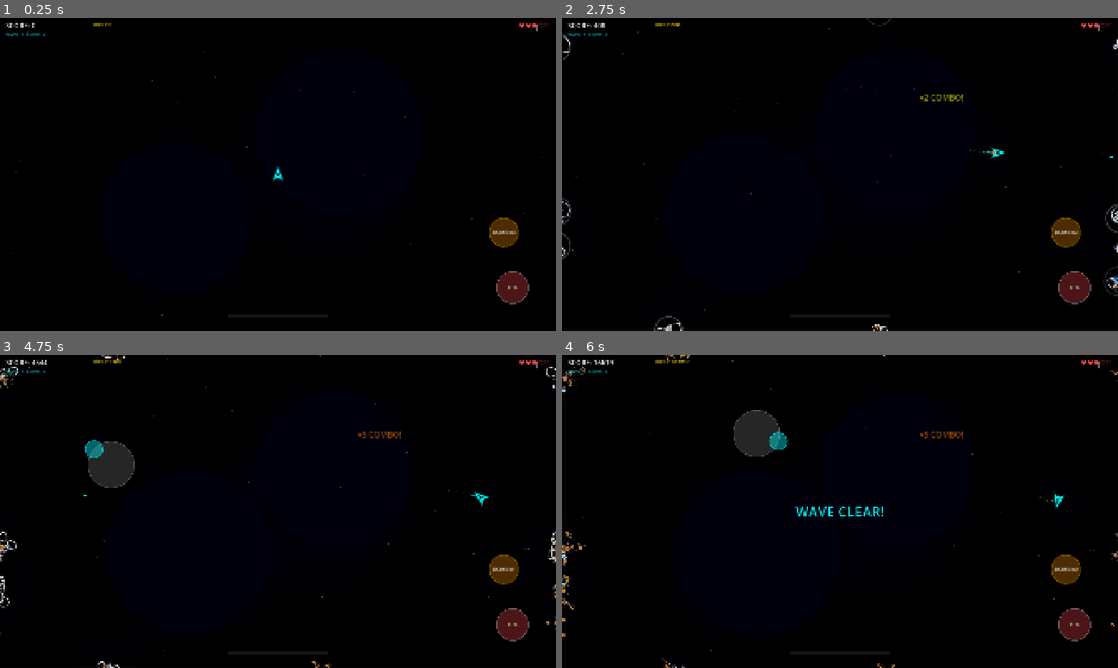
Above: before the commit, frames 1-4 (two rows, left to right).
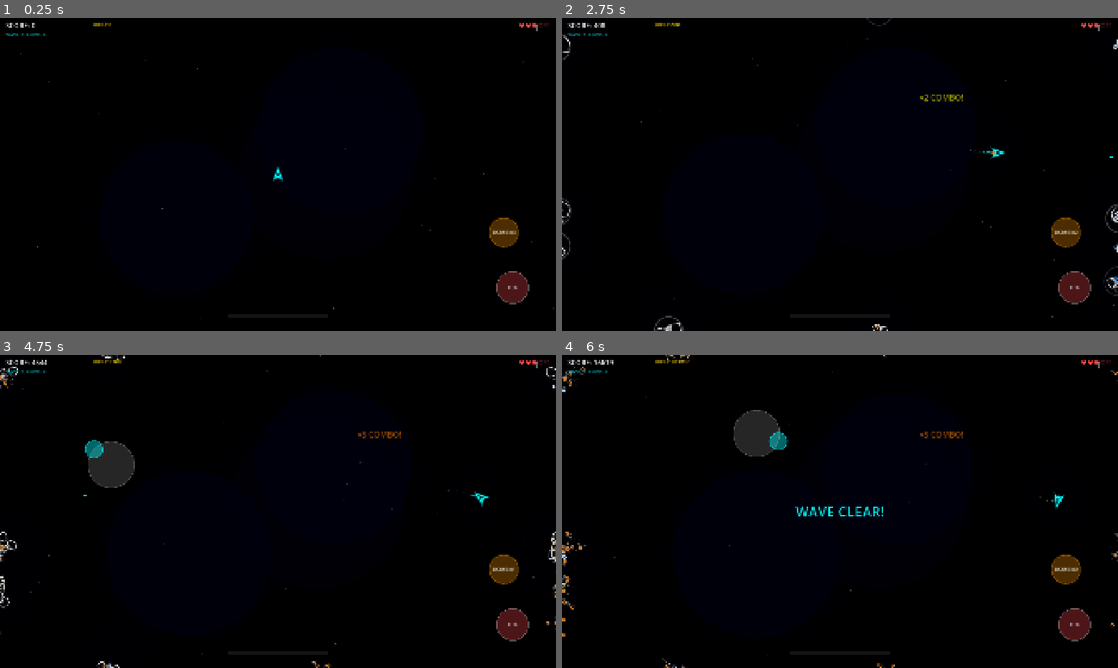
Above: after the commit, the same moments.

Repository: fognil/asteroids
Game: Godot game, scene res://scenes/game/game.tscn
Two runs of this game, one before a commit and one after it. Both use one fixed random seed, a clock stepped at 60 frames per second and the inputs below. This scene is started directly instead of the project's main scene.
Inputs (mouse positions are in pixels of both pictures, inside the frame that each line leads up to):
- Up to frame 1 (0.25 s): no input
- Up to frame 2 (2.75 s): tap Enter at 0.5 s; move the mouse to (962, 158) at 0.52 s; hold D (rotate_right) 0.53-1.25 s; tap B (bomb) at 0.6, 2.1 s; click (962, 158) at 0.67 s; tap Space (fire) at 1.25 s; drag from (728, 190) to (812, 237) at 1.27 s; move the mouse to (895, 105) at 2.02 s; hold D (rotate_right) from 2.03 s (still down)
- Up to frame 3 (4.75 s): release D (rotate_right) at 2.75 s; drag from (250, 574) to (322, 667) at 2.77 s; move the mouse to (444, 558) at 3.52 s; hold A (rotate_left) 3.53-4.25 s; tap B (bomb) at 3.6 s; drag from (111, 464) to (16, 380) at 4.27 s
- Up to frame 4 (6 s): move the mouse to (867, 511) at 5.02 s; hold A (rotate_left) 5.03-5.75 s; tap B (bomb) at 5.1 s; click (867, 511) at 5.17 s; drag from (756, 433) to (1117, 561) at 5.77 s

The runs differ from the first frame. In frame 1, less than 0.1% of the frame differs, in the area x 2-100%, y 4-96%; in frame 2, less than 0.1%, in the area x 1-100%, y 3-98%; in frame 3, less than 0.1%; in frame 4, less than 0.1%.

Commit message:
fix: extend background drawing to cover wider phone screens (18.5:9)

Diff:
--- a/scenes/effects/starfield_bg.gd
+++ b/scenes/effects/starfield_bg.gd
@@ -12,15 +12,16 @@
 
 func _generate_stars() -> void:
 	var vp := ScreenWrap.get_viewport_size()
+	var pad := 300.0  # Extra padding for wider screens
 	for i in 150:
 		stars.append({
-			"pos": Vector2(randf() * vp.x, randf() * vp.y),
+			"pos": Vector2(randf() * (vp.x + pad * 2) - pad, randf() * (vp.y + pad * 2) - pad),
 			"size": randf_range(0.3, 2.0),
 			"brightness": randf_range(0.05, 0.35),
 			"speed": randf_range(0.3, 3.0),
 			"offset": randf() * TAU,
-			"parallax": randf_range(0.02, 0.15),  # Slow drift
-			"hue": randf_range(0.5, 0.7),  # Blue-cyan shift
+			"parallax": randf_range(0.02, 0.15),
+			"hue": randf_range(0.5, 0.7),
 		})
 
 func _process(_delta: float) -> void:
@@ -30,8 +31,8 @@
 	var vp := ScreenWrap.get_viewport_size()
 	var time := Time.get_ticks_msec() / 1000.0
 
-	# Background gradient
-	draw_rect(Rect2(0, 0, vp.x, vp.y), Color(0.01, 0.01, 0.03))
+	# Background gradient — draw larger to cover wider screens
+	draw_rect(Rect2(-300, -300, vp.x + 600, vp.y + 600), Color(0.01, 0.01, 0.03))
 
 	# Subtle nebula blobs
 	for i in 3:
